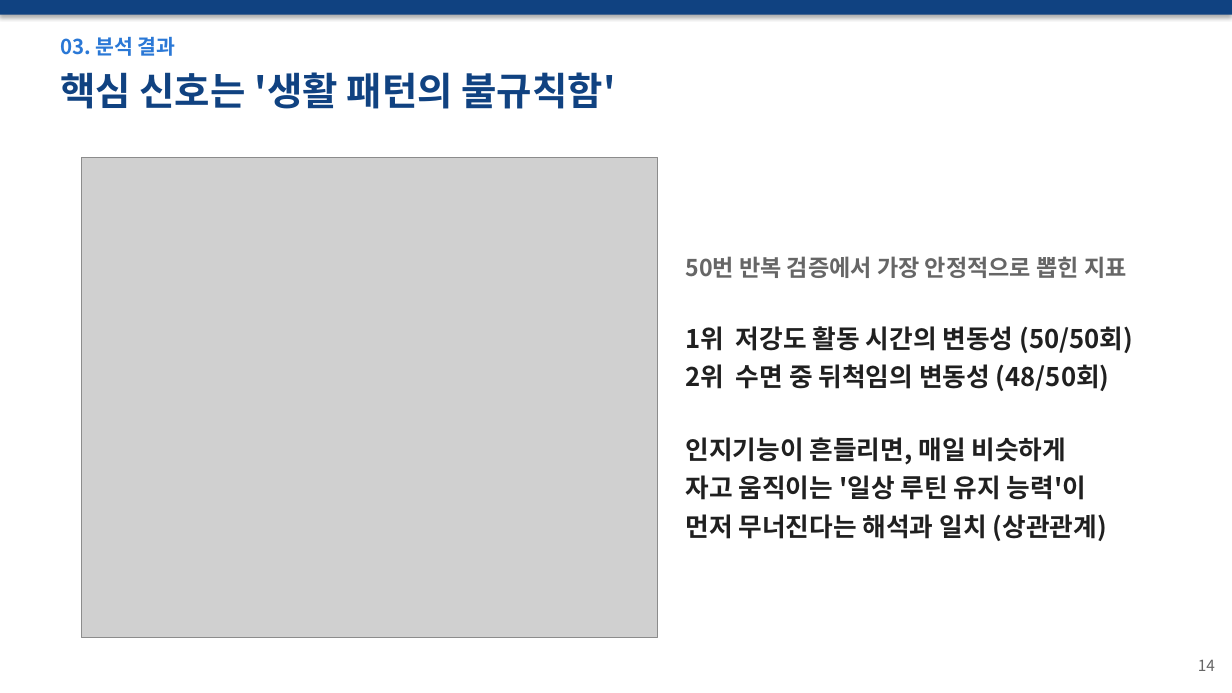
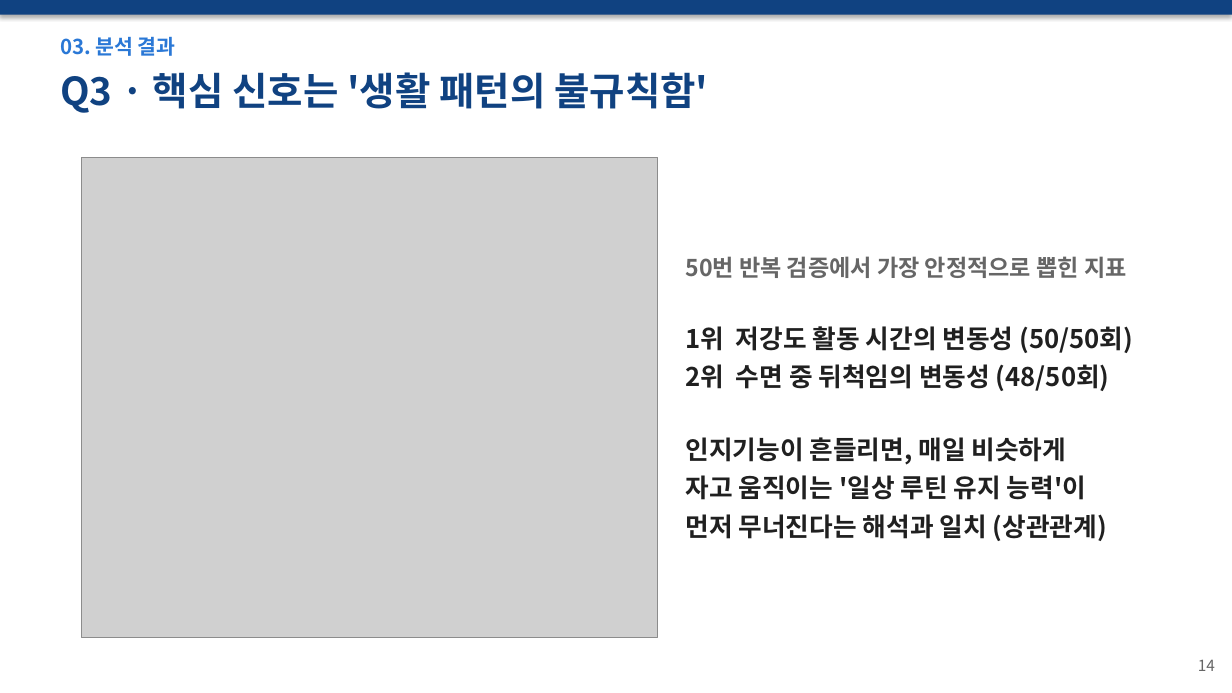
Before and after one commit to wpalswpa/dementia-screening, a slide deck: slide 15 of 발표자료_최종본_v6.pptx (slide 14 before the commit). Drawn at 1232x693 pixels with LibreOffice and Linux fonts; fonts in the diff are those of the drawing; grey boxes stand for pictures. Boxes give left, top, right and bottom in pixels: in the first picture for what was removed or moved away, otherwise in the second. Text is boxed around its words. In the diff, an @@ line names an element or a change of style, - is before the commit and + after.

```diff
--- a/발표자료_최종본_v6.pptx
+++ b/발표자료_최종본_v6.pptx
@@ text at (x1=60, y1=72, x2=708, y2=113): text changed @@
-핵심 신호는 '생활 패턴의 불규칙함'
+Q3 · 핵심 신호는 '생활 패턴의 불규칙함'
```
Also in this commit, not shown: 2 other slides changed.
